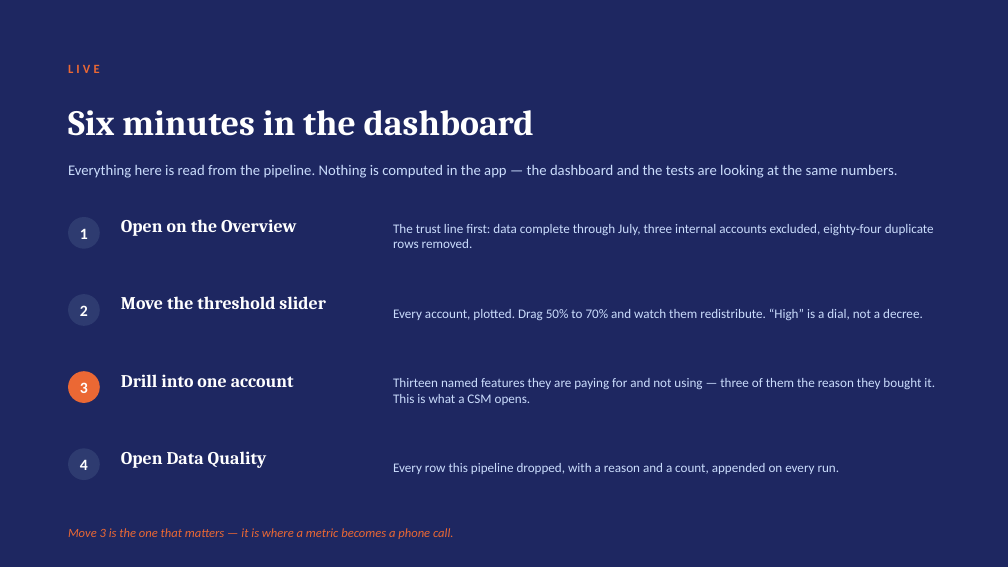
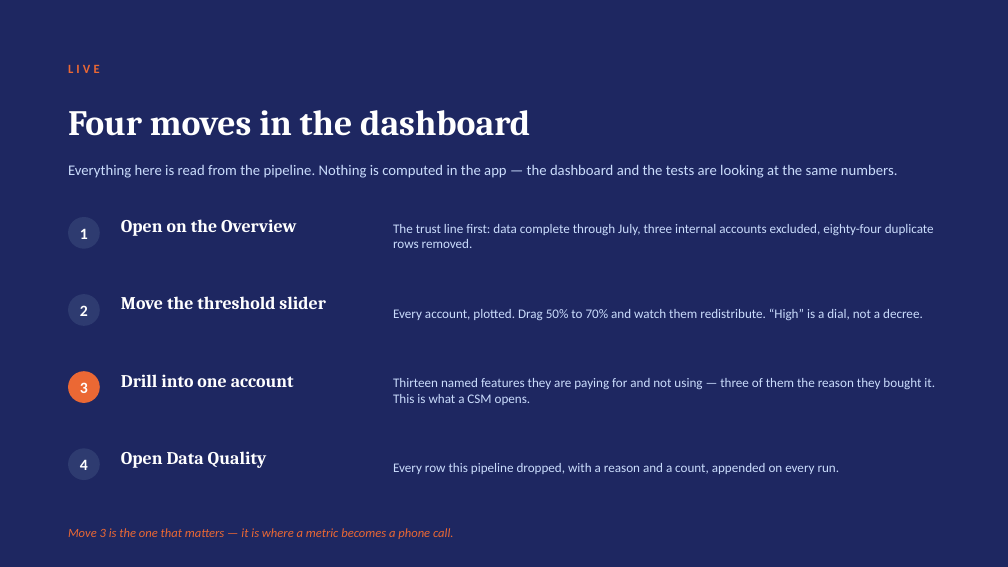
Before and after one commit to suraj-iyer9/AnalyticsFW-Aug2026, a slide deck: slide 7 of docs/executive_deck.pptx. Drawn at 1008x567 pixels with LibreOffice and Linux fonts; fonts in the diff are those of the drawing. Boxes give left, top, right and bottom in pixels: in the first picture for what was removed or moved away, otherwise in the second. Text is boxed around its words. In the diff, an @@ line names an element or a change of style, - is before the commit and + after.

```diff
--- a/docs/executive_deck.pptx
+++ b/docs/executive_deck.pptx
@@ text at <box>68,110,530,136</box>: text changed @@
-Six minutes in the dashboard
+Four moves in the dashboard
```
Also in this commit, not shown: 6 other slides changed, 1 other file.
